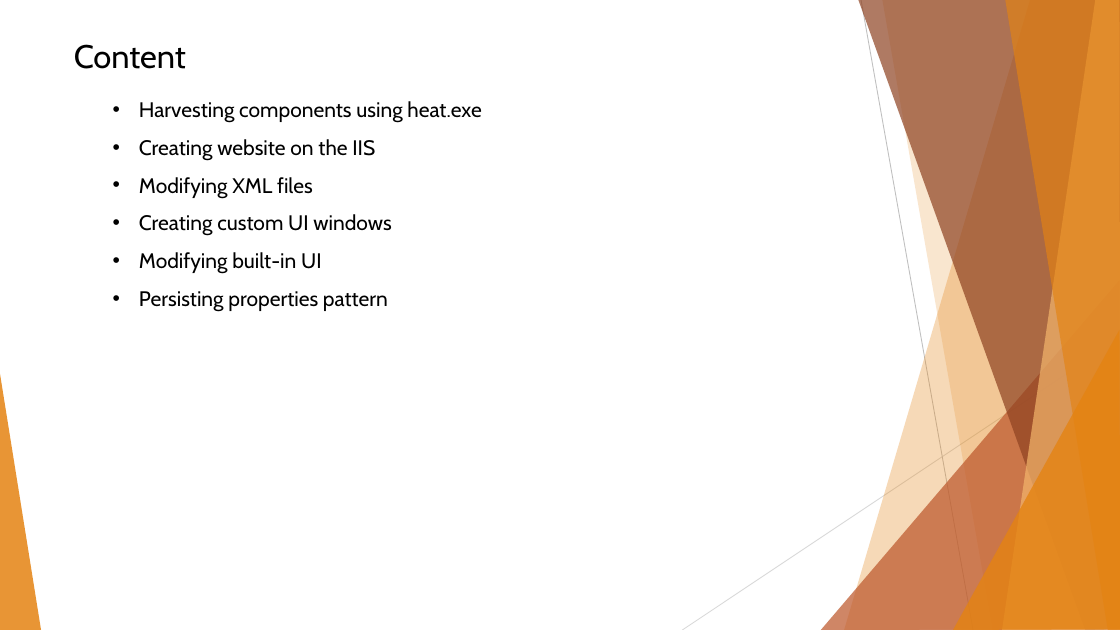
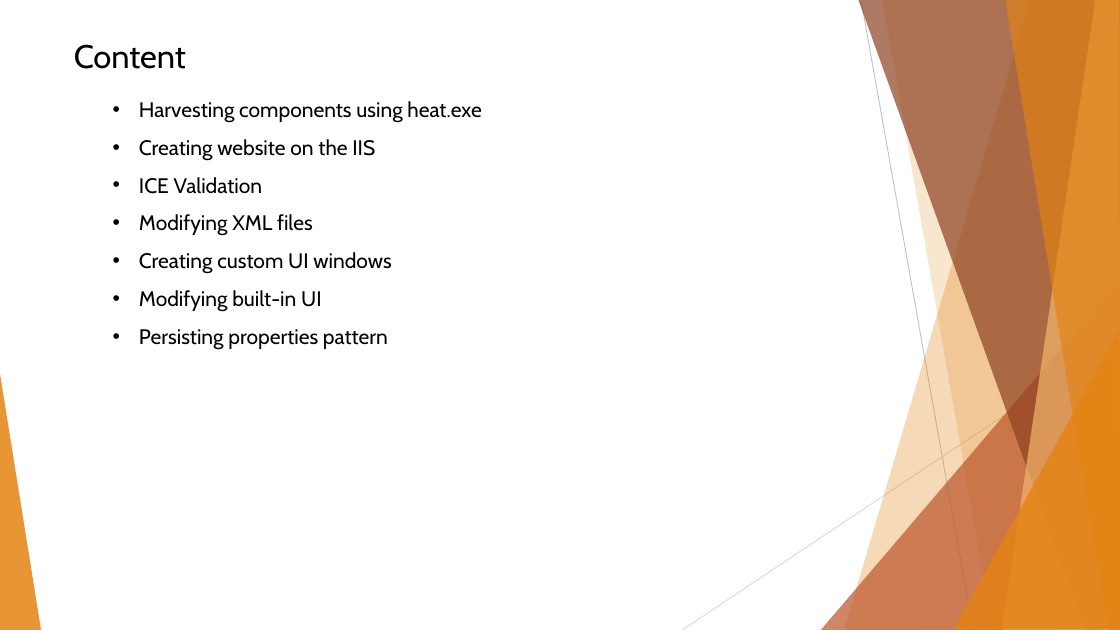
Before and after one commit to BinaryStudioAcademy/WixGettingStartedCourse, a slide deck: slide 3 of Part 3/WiX Part 3.pptx. Drawn at 1120x630 pixels with LibreOffice and Linux fonts; fonts in the diff are those of the drawing. Boxes give left, top, right and bottom in pixels: in the first picture for what was removed or moved away, otherwise in the second. Text is boxed around its words. In the diff, an @@ line names an element or a change of style, - is before the commit and + after.

```diff
--- a/Part 3/WiX Part 3.pptx
+++ b/Part 3/WiX Part 3.pptx
@@ text at (x1=139, y1=177, x2=263, y2=194): paragraph added @@
+• ICE Validation
```
Also in this commit, not shown: 46 other files.
